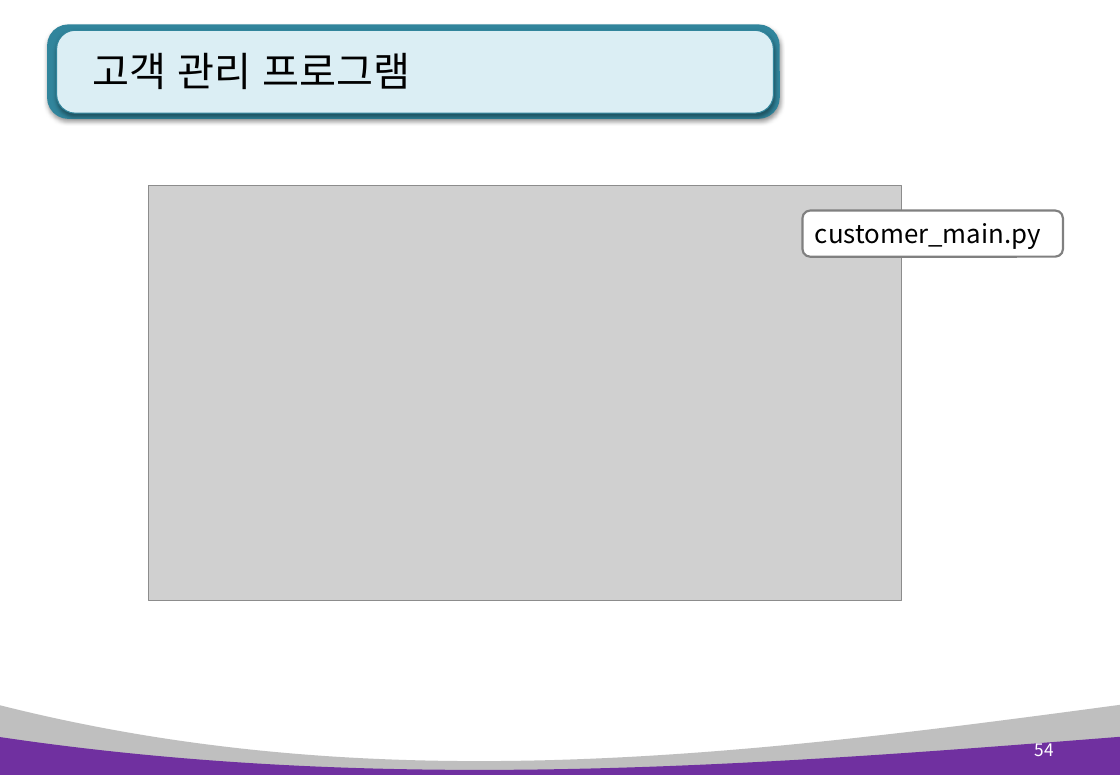
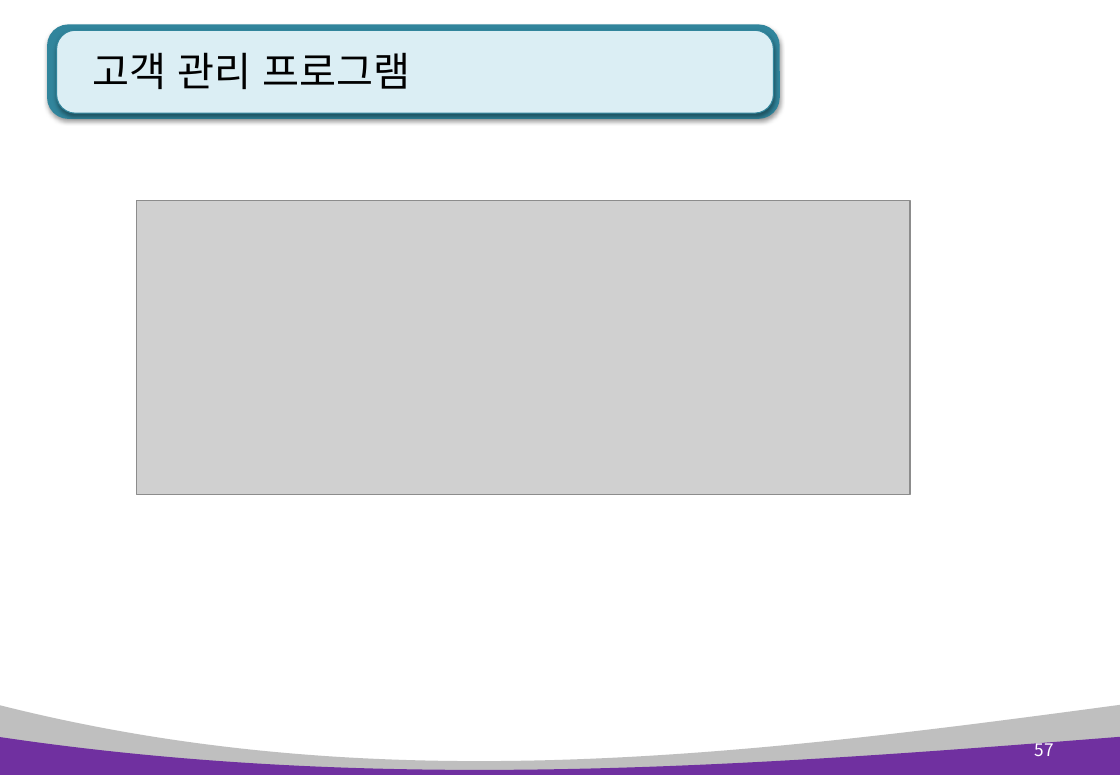
Before and after one commit to kiyongee2/green_project_web, a slide deck: slide 57 of python_ppt/Python 7장. 클래스와 상속 .pptx (slide 54 before the commit). Drawn at 1120x775 pixels with LibreOffice and Linux fonts; fonts in the diff are those of the drawing; grey boxes stand for pictures. Boxes give left, top, right and bottom in pixels: in the first picture for what was removed or moved away, otherwise in the second. Text is boxed around its words. In the diff, an @@ line names an element or a change of style, - is before the commit and + after.

```diff
--- a/python_ppt/Python 7장. 클래스와 상속 .pptx
+++ b/python_ppt/Python 7장. 클래스와 상속 .pptx
@@ picture: place and size @@
-picture at bbox=[149, 185, 902, 601]
+picture at bbox=[137, 201, 910, 494]
@@ rounded rectangle removed at bbox=[803, 211, 1063, 258] @@
-customer_main.py
@@ page number at bbox=[1034, 739, 1053, 756]: text changed @@
-54
+57
```
Also in this commit, not shown: 11 other slides changed, 3 slides added, 3 other files.
